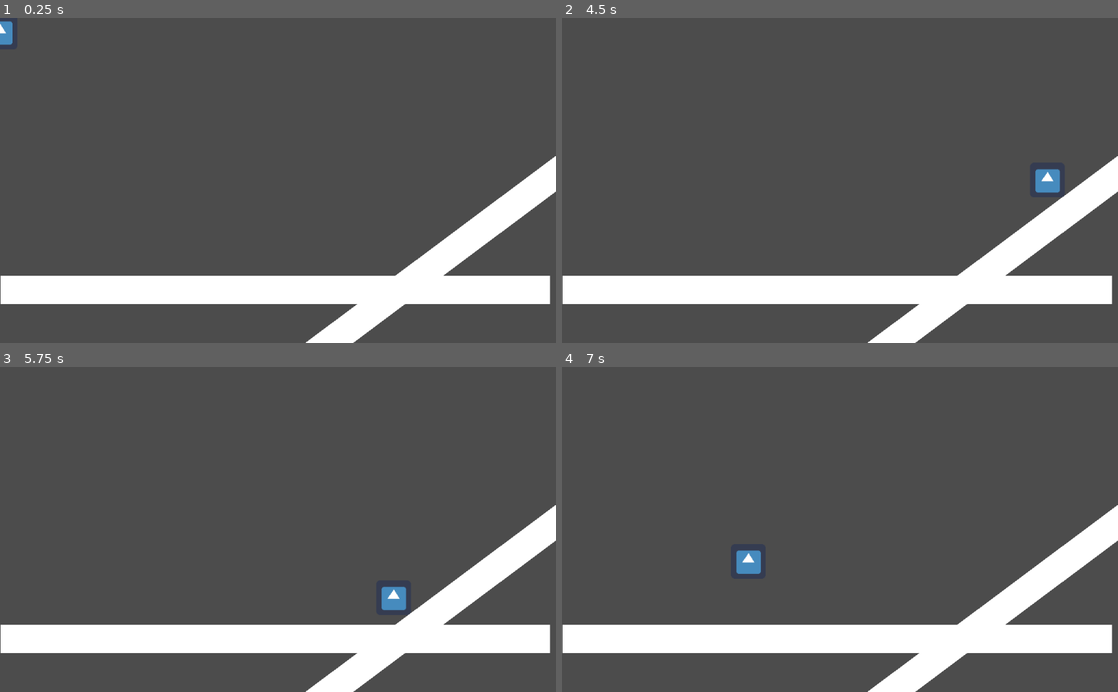
Above: before the commit, frames 1-4 (two rows, left to right).
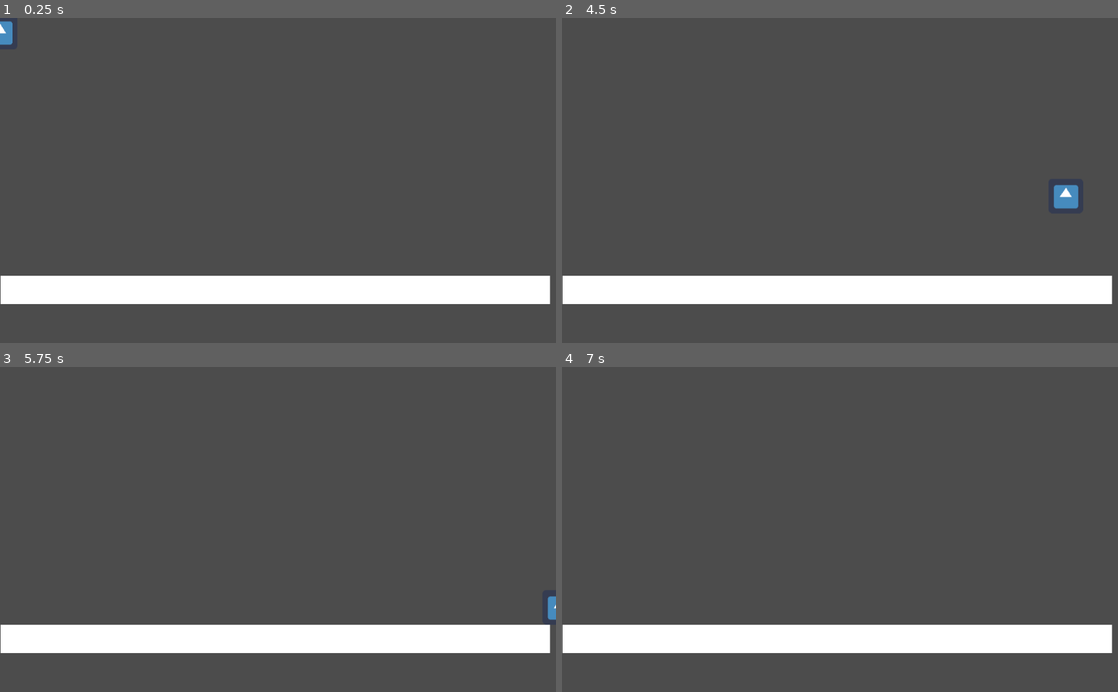
Above: after the commit, the same moments.

Repository: TapioVV/PlatformeriYkosille
Game: Godot game, scene res://Scenes/Game.tscn
Same seed, same stepped clock (60 frames per second), same inputs: the game is played once before the commit and once after it. The project has no main scene, so this scene is started directly. The engine's default icon, where the game draws it, is replaced by a stand-in: a white triangle on a blue panel in a dark square.
Inputs:
- Up to frame 1 (0.25 s): no input
- Up to frame 2 (4.5 s): hold Right (Right) 0.53-2.03 s; tap Space (Jump) at 0.77, 1.52, 3.02, 3.77 s; hold Left (Left) 2.03-2.78 s; hold Right (Right) 2.78-4.28 s; hold Left (Left) from 4.28 s (still down)
- Up to frame 3 (5.75 s): tap Space (Jump) at 4.52 s; release Left (Left) at 5.03 s; hold Right (Right) from 5.03 s (still down)
- Up to frame 4 (7 s): release Right (Right) at 5.78 s; hold Left (Left) from 5.78 s (still down); tap Space (Jump) at 6.02, 6.77 s

The runs differ from the first frame. In frame 1, 3.8% of the frame differs, in the area x 55-100%, y 42-100%; in frame 2, 4.2%; in frame 3, 4.2%; in frame 4, 4.1%.

Commit message:
Removed platform q:)

Diff:
--- a/Scenes/Game.tscn
+++ b/Scenes/Game.tscn
@@ -44,16 +44,3 @@
 [node name="CollisionShape2D" type="CollisionShape2D" parent="WhitePixel/StaticBody2D"]
 visible = false
 shape = SubResource( 2 )
-
-[node name="WhitePixel2" type="Sprite" parent="."]
-position = Vector2( 689, 538 )
-rotation = -0.642469
-scale = Vector2( 506.46, 26.42 )
-texture = ExtResource( 2 )
-
-[node name="StaticBody2D" type="StaticBody2D" parent="WhitePixel2"]
-visible = false
-
-[node name="CollisionShape2D" type="CollisionShape2D" parent="WhitePixel2/StaticBody2D"]
-visible = false
-shape = SubResource( 2 )
